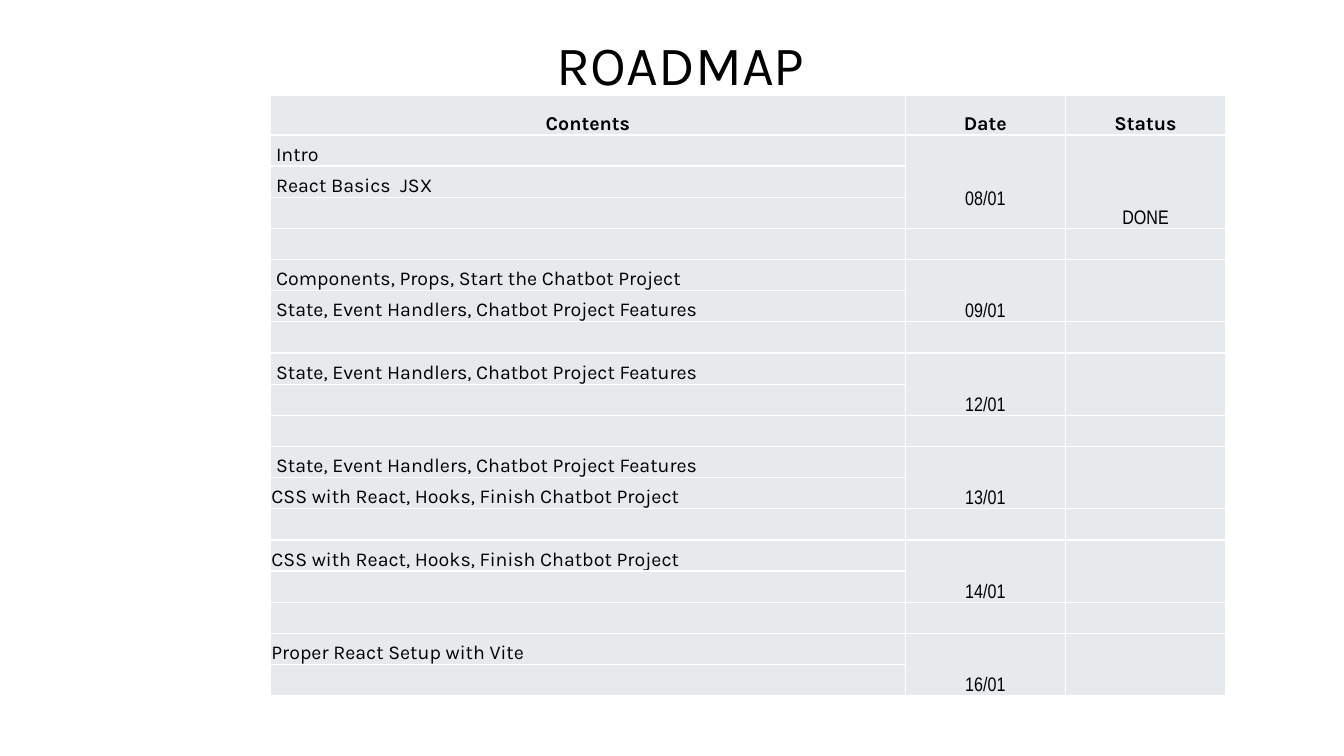
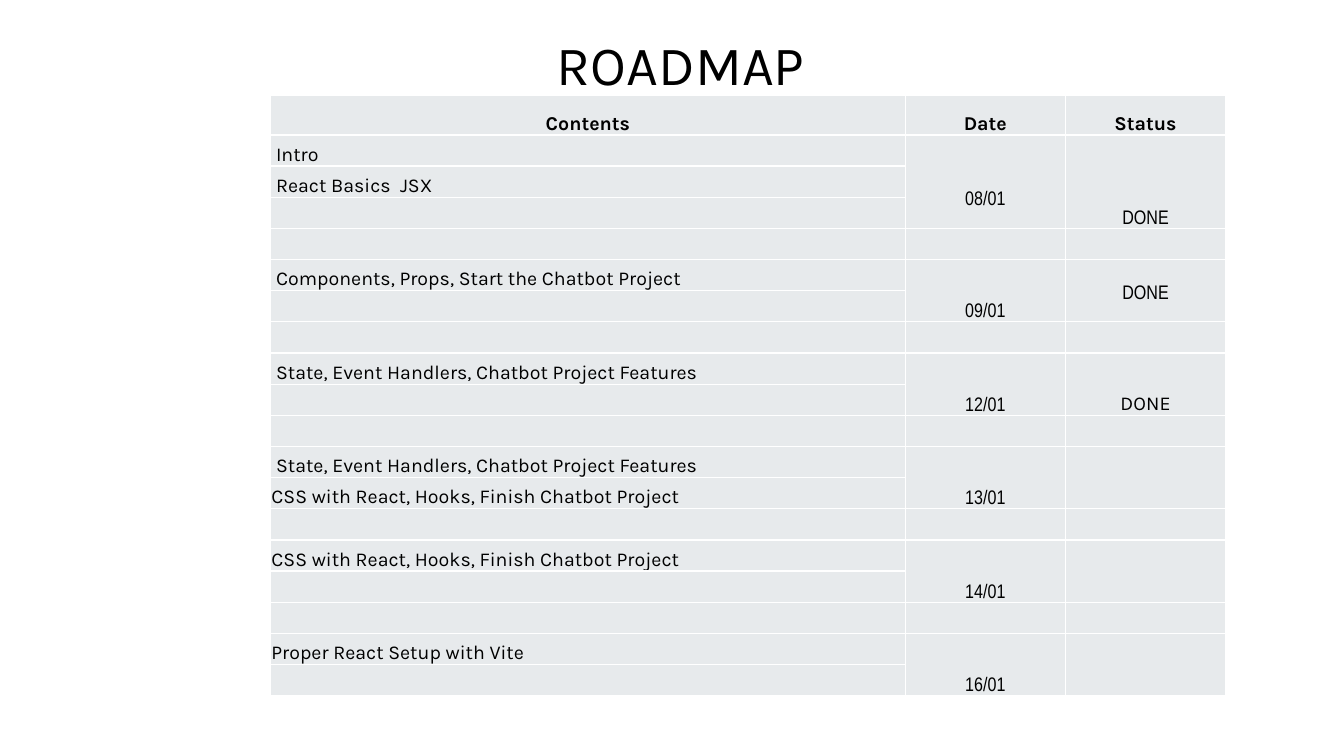
Before and after one commit to urk17me114/frontend_study_data, a slide deck: slide 3 of ROADMAP/roadmap react js.pptx. Drawn at 1344x756 pixels with LibreOffice and Linux fonts; fonts in the diff are those of the drawing. Boxes give left, top, right and bottom in pixels: in the first picture for what was removed or moved away, otherwise in the second. Text is boxed around its words. In the diff, an @@ line names an element or a change of style, - is before the commit and + after.

```diff
--- a/ROADMAP/roadmap react js.pptx
+++ b/ROADMAP/roadmap react js.pptx
@@ table at [270, 96, 1226, 697] @@
-row 6: Components, Props, Start the Chatbot Project | 09/01 | 
-row 7: State, Event Handlers, Chatbot Project Features |  | 
+row 6: Components, Props, Start the Chatbot Project | 09/01 | DONE
-row 9: State, Event Handlers, Chatbot Project Features | 12/01 | 
+row 8:  |  | 
+row 9: State, Event Handlers, Chatbot Project Features | 12/01 | DONE
```
Also in this commit, not shown: 6 other files.
